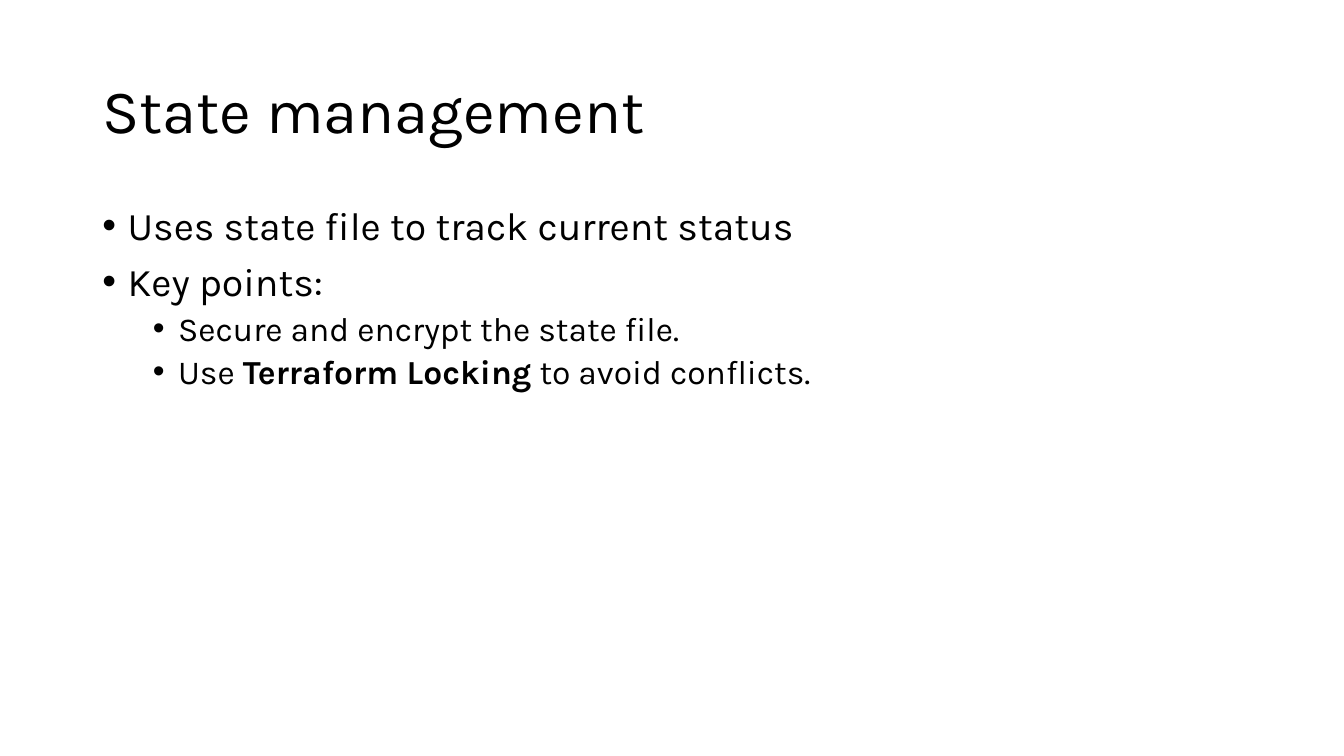
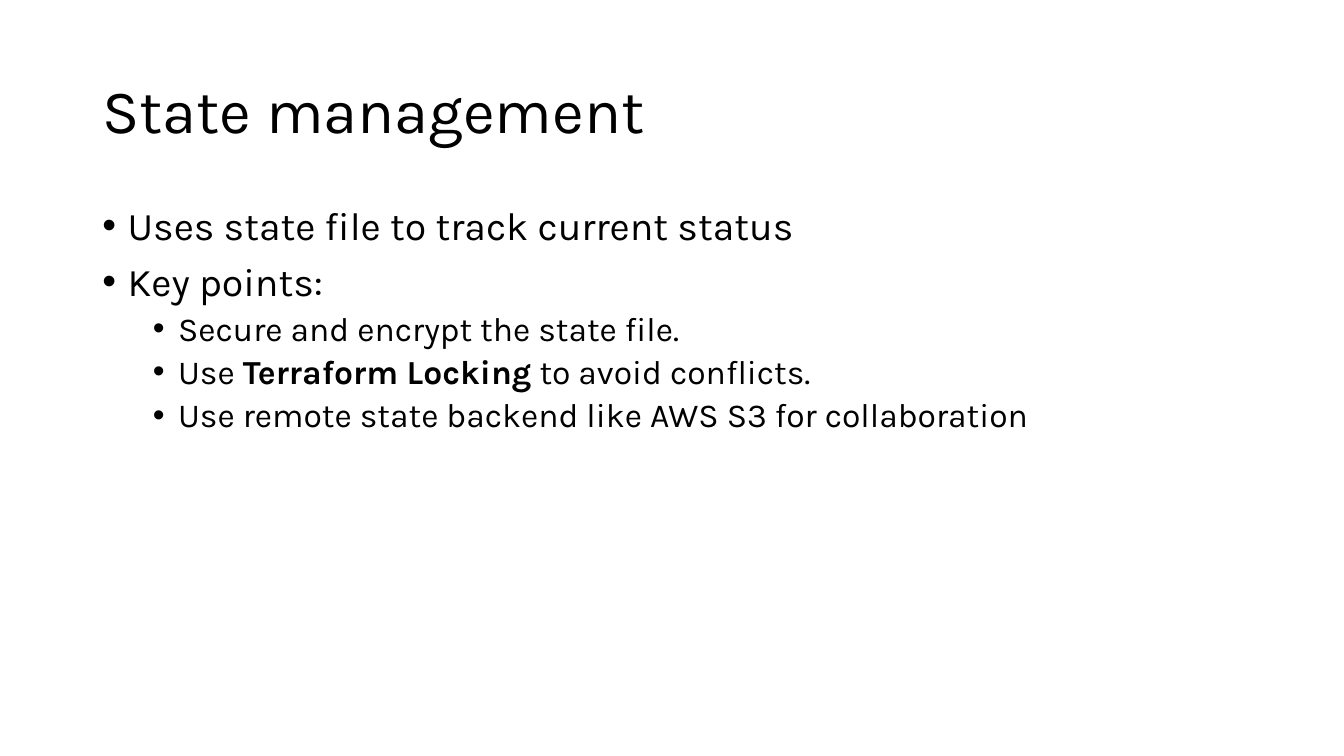
Before and after one commit to sebivenlo/esd-2024-terraform, a slide deck: slide 6 of Presentation/Terraform.pptx. Drawn at 1344x756 pixels with LibreOffice and Linux fonts; fonts in the diff are those of the drawing. Boxes give left, top, right and bottom in pixels: in the first picture for what was removed or moved away, otherwise in the second. Text is boxed around its words. In the diff, an @@ line names an element or a change of style, - is before the commit and + after.

```diff
--- a/Presentation/Terraform.pptx
+++ b/Presentation/Terraform.pptx
@@ text at (178, 404, 1028, 428): paragraph added @@
+  • Use remote state backend like AWS S3 for collaboration
```
Also in this commit, not shown: 2 other slides changed, 2 other files.
